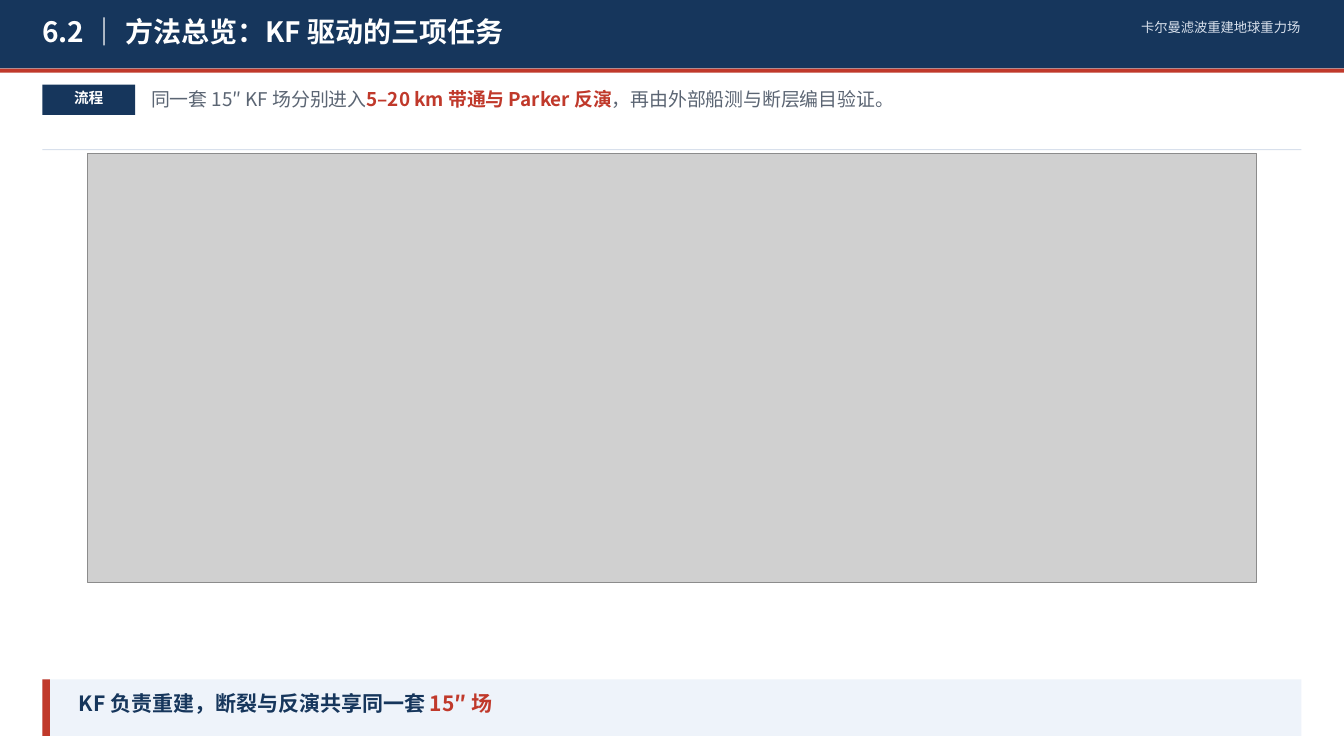
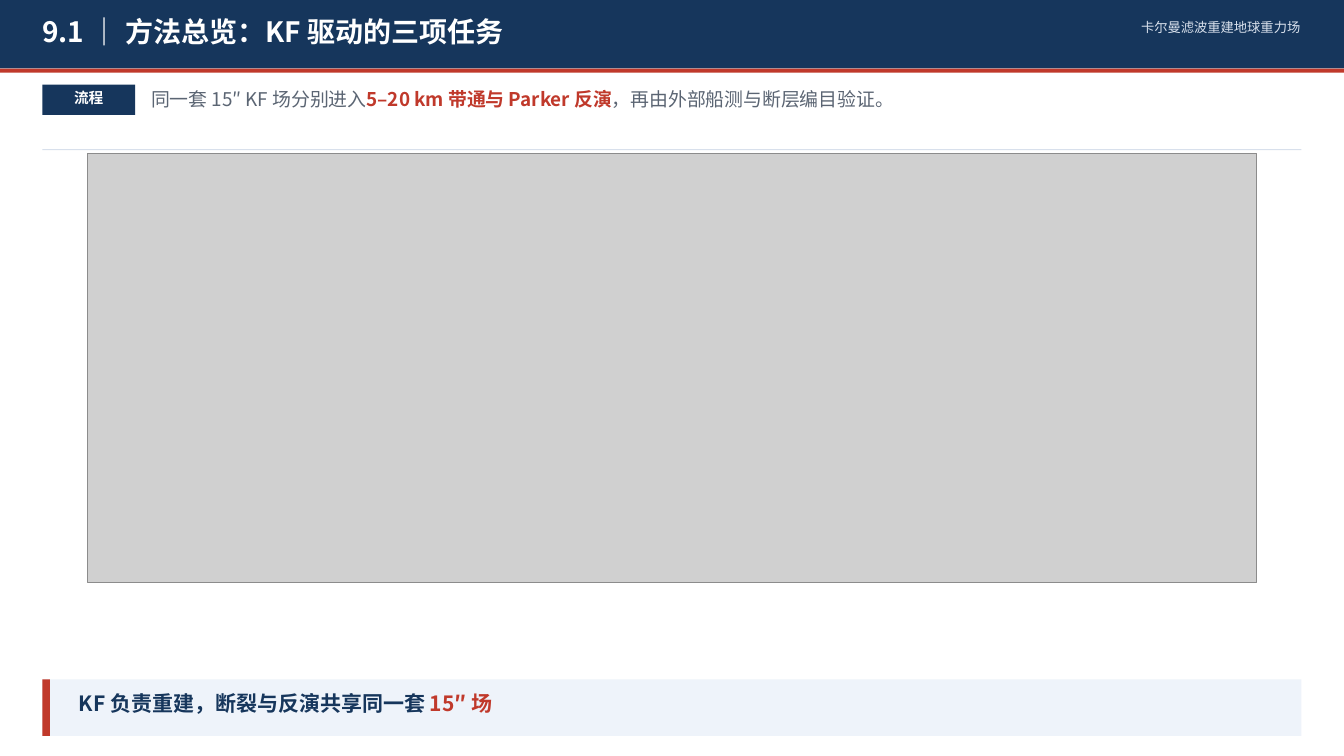
Before and after one commit to shuyunkai/kalman_gravity, a slide deck: slide 16 of ppt/卡尔曼滤波重建地球重力场_含研究内容.pptx. Drawn at 1344x756 pixels with LibreOffice and Linux fonts; fonts in the diff are those of the drawing; grey boxes stand for pictures. Boxes give left, top, right and bottom in pixels: in the first picture for what was removed or moved away, otherwise in the second. Text is boxed around its words. In the diff, an @@ line names an element or a change of style, - is before the commit and + after.

```diff
--- a/ppt/卡尔曼滤波重建地球重力场_含研究内容.pptx
+++ b/ppt/卡尔曼滤波重建地球重力场_含研究内容.pptx
@@ text at box(42, 18, 504, 45): text changed @@
-6.2 ｜ 方法总览：KF 驱动的三项任务
+9.1 ｜ 方法总览：KF 驱动的三项任务
```
Also in this commit, not shown: 8 other slides changed, 1 other file.
